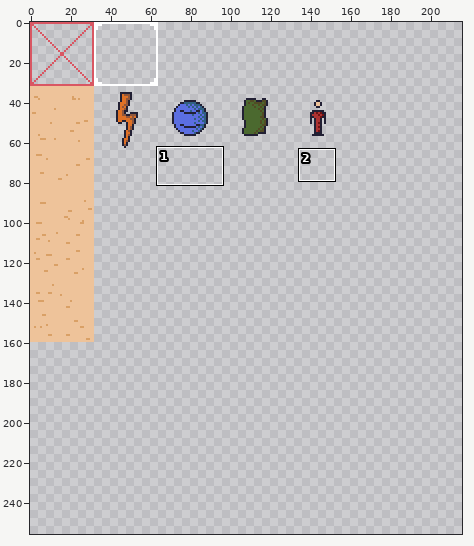
Pixel-art file: resx/spritesheet.aseprite. Above, an overview of the earlier version with the close-up marked.
Close-up. The starting point:
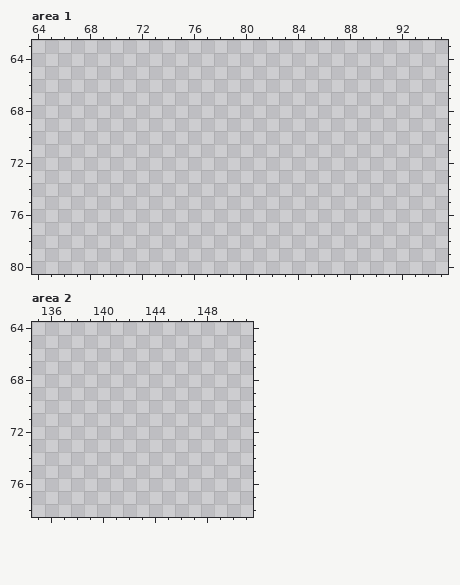
256x256 pixels, 1 frame. Shown: area 1: x 64..95, y 63..80; area 2: x 135..151, y 64..78. The wide view leaves out empty margins. The commit also changed other parts of the picture, which this record leaves out.
The result:
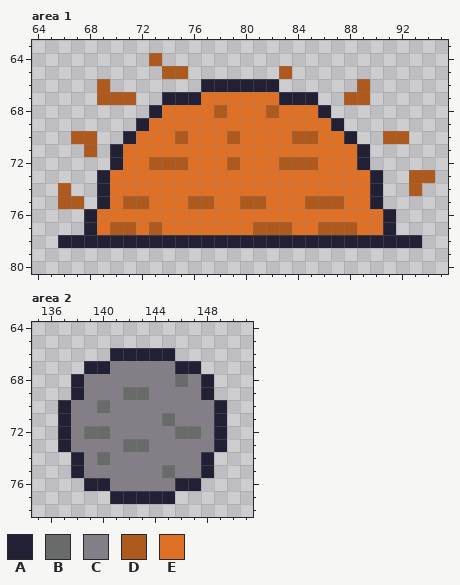
Palette (. is transparent): A #222034  B #696a6a  C #847e87  D #ae591e  E #df7126
What changed:
--- area 1
@@ x 64..95 @@
 63 ................................
-64 ................................
-65 ................................
-66 ................................
-67 ................................
-68 ................................
-69 ................................
-70 ................................
-71 ................................
-72 ................................
-73 ................................
-74 ................................
-75 ................................
-76 ................................
-77 ................................
-78 ................................
+64 .........D......................
+65 ..........DD.......D............
+66 .....D.......AAAAAA......D......
+67 .....DDD..AAAEEEEEEAAA..DD......
+68 .........AEEEEDEEEDEEEA.........
+69 ........AEEEEEEEEEEEEEEA........
+70 ...DD..AEEEDEEEDEEEEDDEEA..DD...
+71 ....D.AEEEEEEEEEEEEEEEEEEA......
+72 ......AEEDDDEEEDEEEDDDEEEA......
+73 .....AEEEEEEEEEEEEEEEEEEEEA..DD.
+74 ..D..AEEEEEEEEEEEEEEEEEEEEA..D..
+75 ..DD.AEDDEEEDDEEDDEEEDDDEEA.....
+76 ....AEEEEEEEEEEEEEEEEEEEEEEA....
+77 ....AEDDEDEEEEEEEDDDEEDDDEEA....
+78 ..AAAAAAAAAAAAAAAAAAAAAAAAAAAA..
 79 ................................
--- area 2
@@ x 135..151 @@
 65 .................
-66 .................
-67 .................
-68 .................
-69 .................
-70 .................
-71 .................
-72 .................
-73 .................
-74 .................
-75 .................
-76 .................
-77 .................
+66 ......AAAAA......
+67 ....AACCCCCAA....
+68 ...ACCCCCCCBCA...
+69 ...ACCCBBCCCCA...
+70 ..ACCBCCCCCCCCA..
+71 ..ACCCCCCCBCCCA..
+72 ..ACBBCCCCCBBCA..
+73 ..ACCCCBBCCCCCA..
+74 ...ACBCCCCCCCA...
+75 ...ACCCCCCBCCA...
+76 ....AACCCCCAA....
+77 ......AAAAA......
 78 .................
